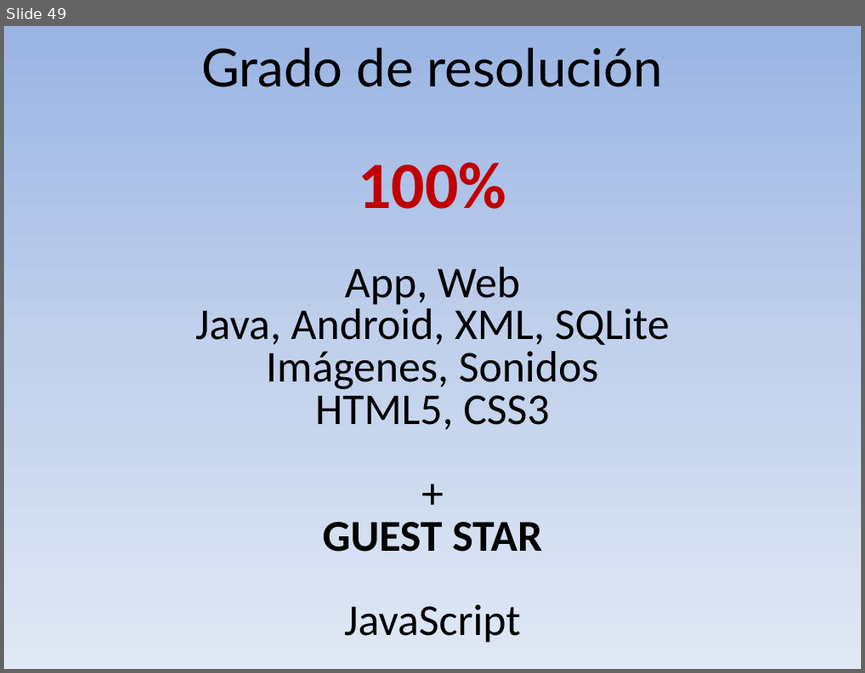
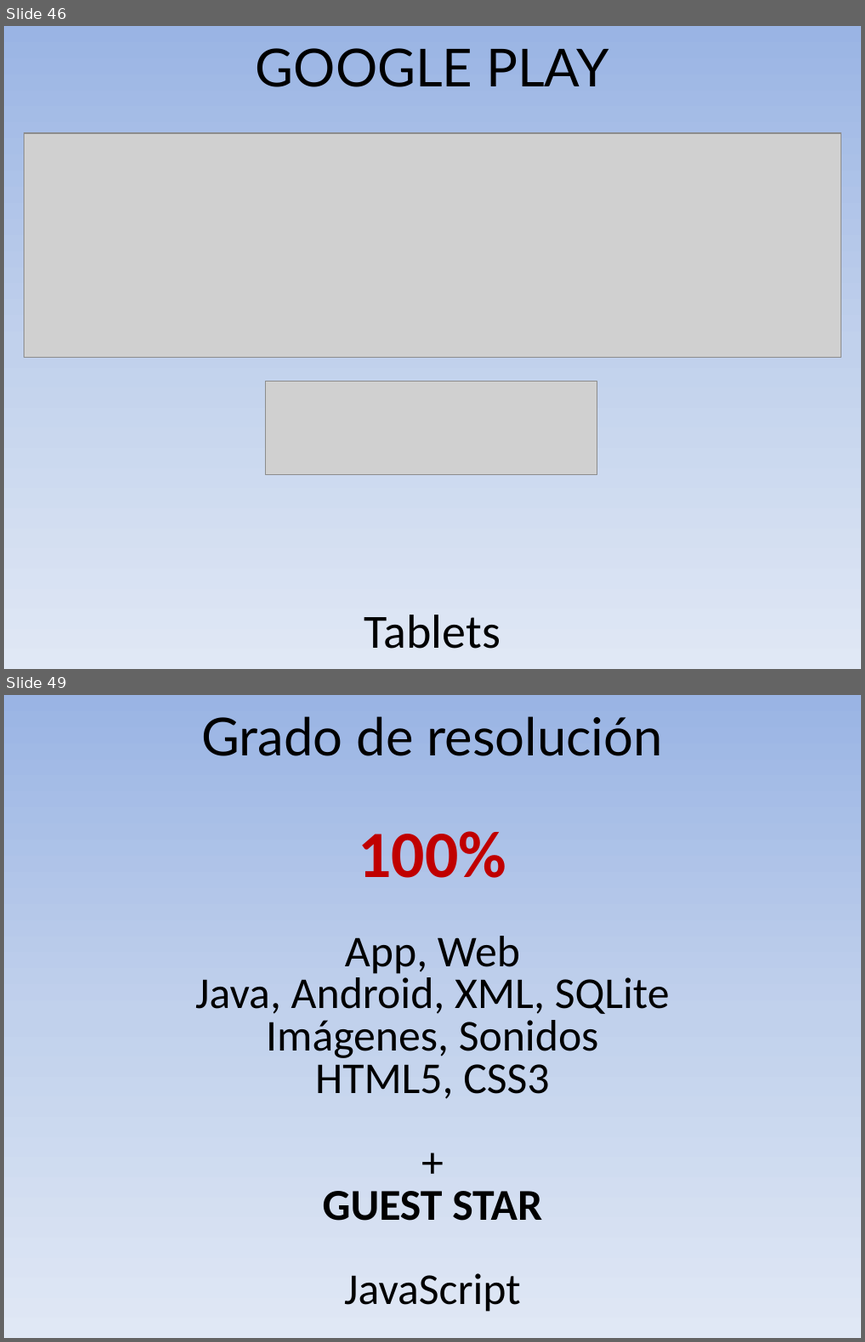
Before and after one commit to MiguelVis/BenitoGG, a slide deck: presentacion/presentacion_miguel_indalecio_garcia_lopez.pptx. Shown one above the other, each under a label of ours: slide 49 before the commit, slides 46 and 49 after it; the slides between them are not shown. The pictures are 865x673 and 865x1342 pixels, drawn with LibreOffice and Linux fonts; fonts in the diff are those of the drawing; grey boxes stand for pictures. Boxes give left, top, right and bottom in pixels: in the first picture for what was removed or moved away, otherwise in the second. Text is boxed around its words. In the diff, an @@ line names an element or a change of style, - is before the commit and + after.

Commit message:
Presentación: añadidos gráficas de Google Play y QlikView

```diff
--- a/presentacion/presentacion_miguel_indalecio_garcia_lopez.pptx
+++ b/presentacion/presentacion_miguel_indalecio_garcia_lopez.pptx
@@ slide 46 added at (4, 26, 861, 669), background gradient #9AB5E4 to #C2D1ED to #E1E8F5 @@
@@ text added at (256, 48, 608, 87), 44 pt, text #000000 @@
+GOOGLE PLAY
@@ picture added at (24, 133, 840, 357) @@
@@ picture added at (265, 380, 597, 474) @@
@@ text added at (364, 614, 500, 648), 40 pt, text #000000 @@
+Tablets
```
Also in this commit, not shown: 10 slides changed, 1 slide removed, 1 other file.
